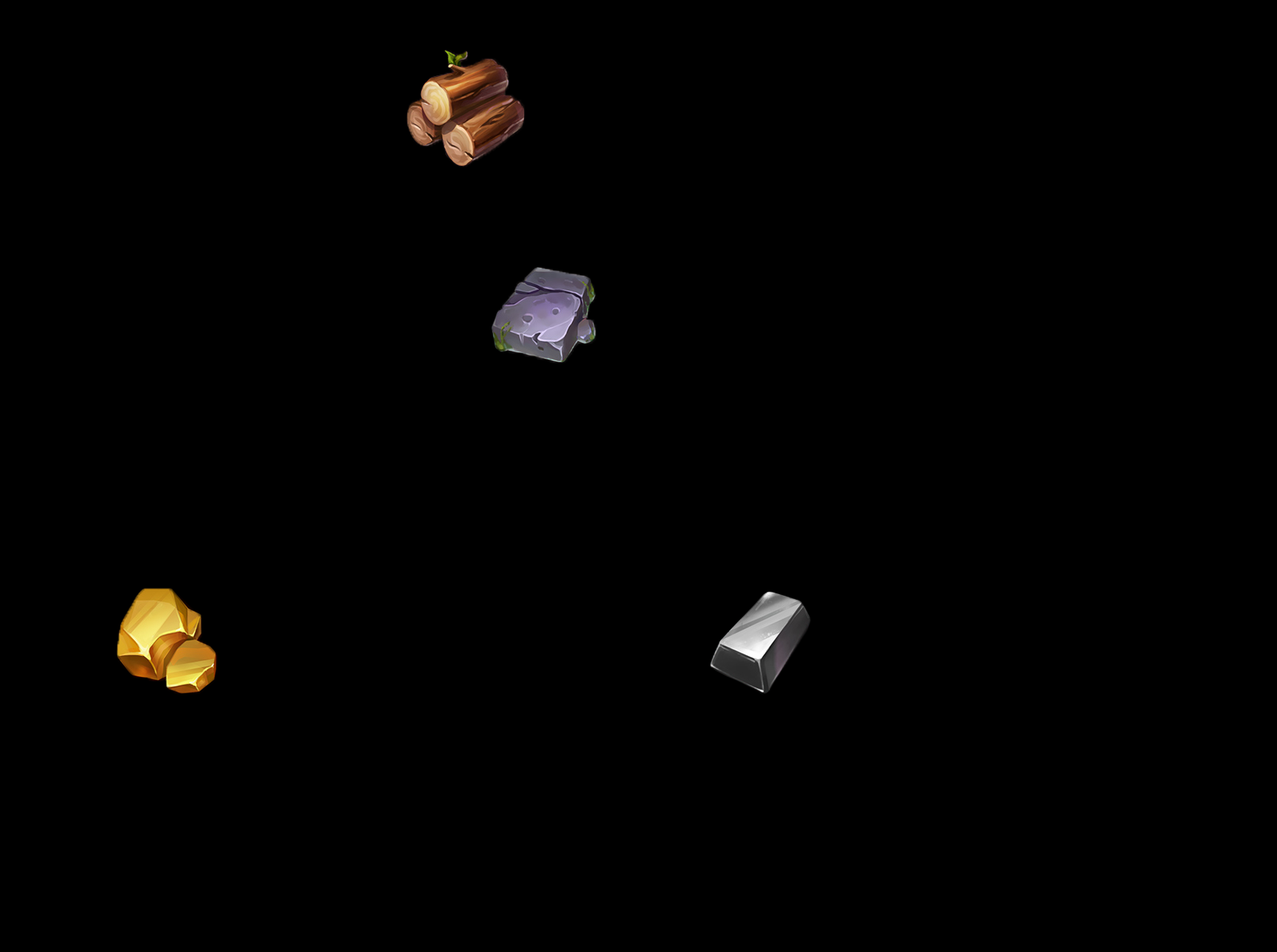
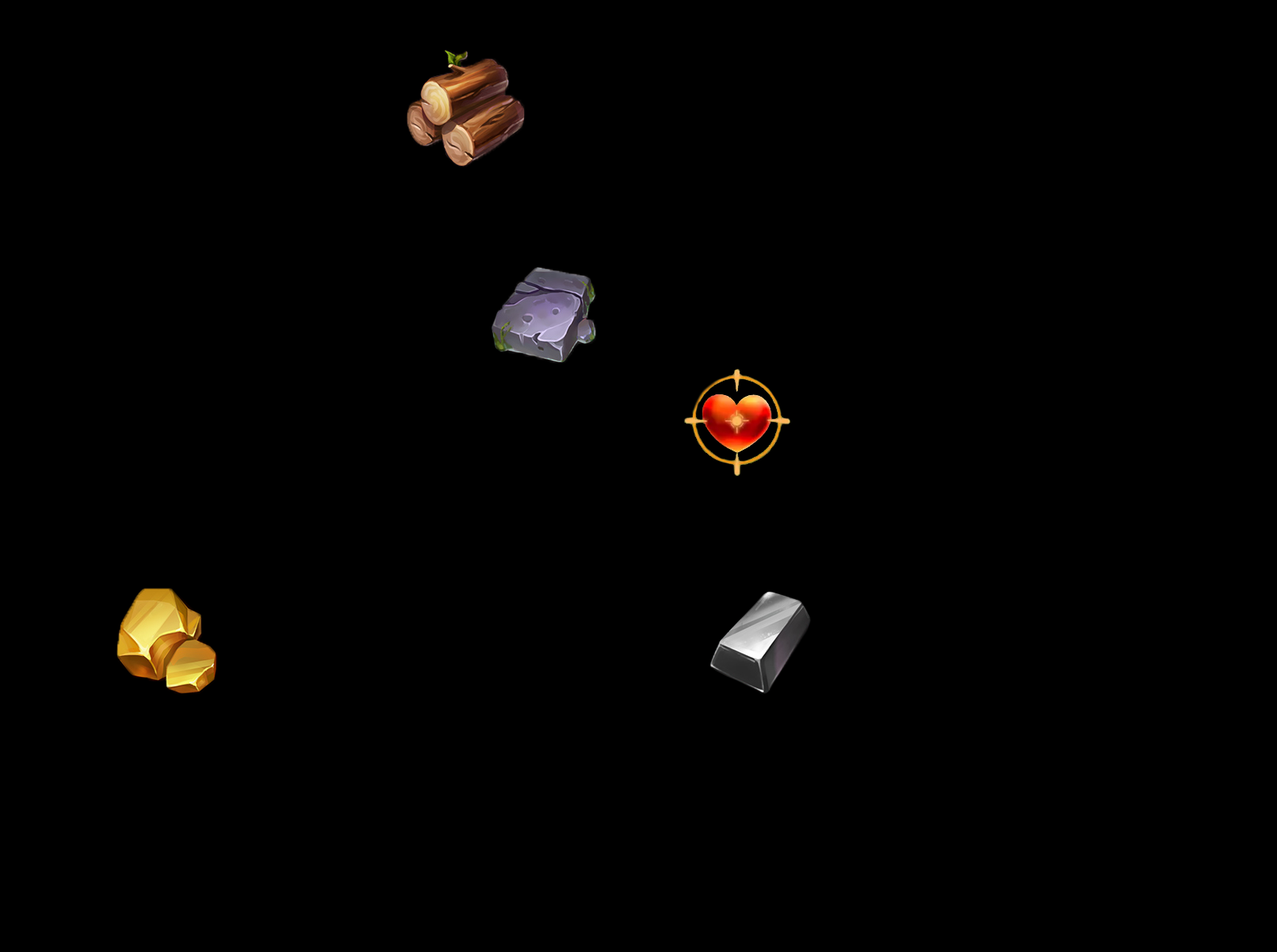
Layered file, before and after one edit (1277 x 952). Changes by layer:
added layer "happiness" above "gold" over [684, 368, 791, 476]
